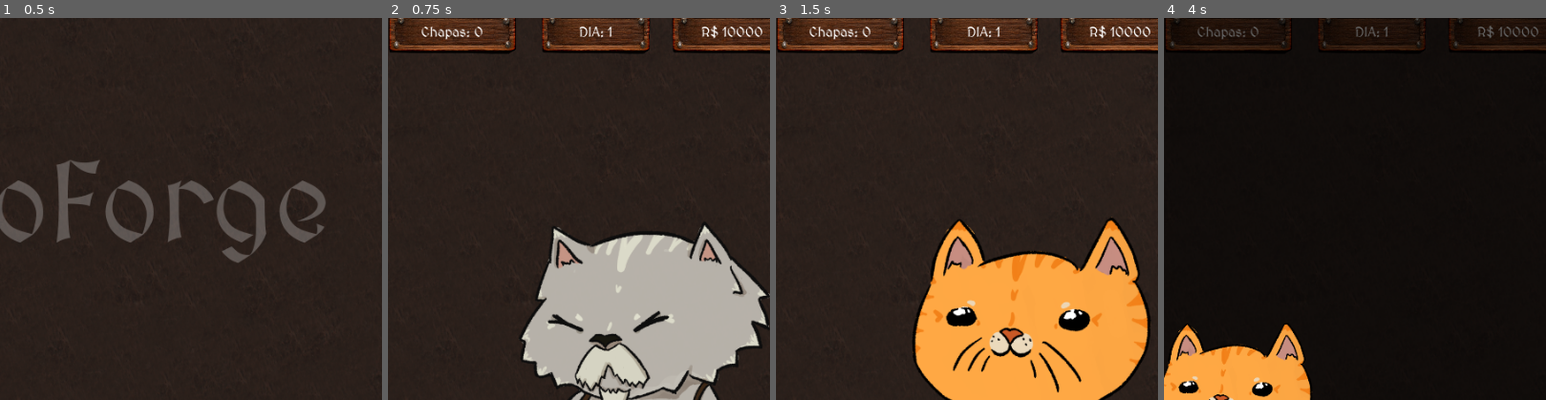
Above: before the commit, frames 1-4 (left to right).
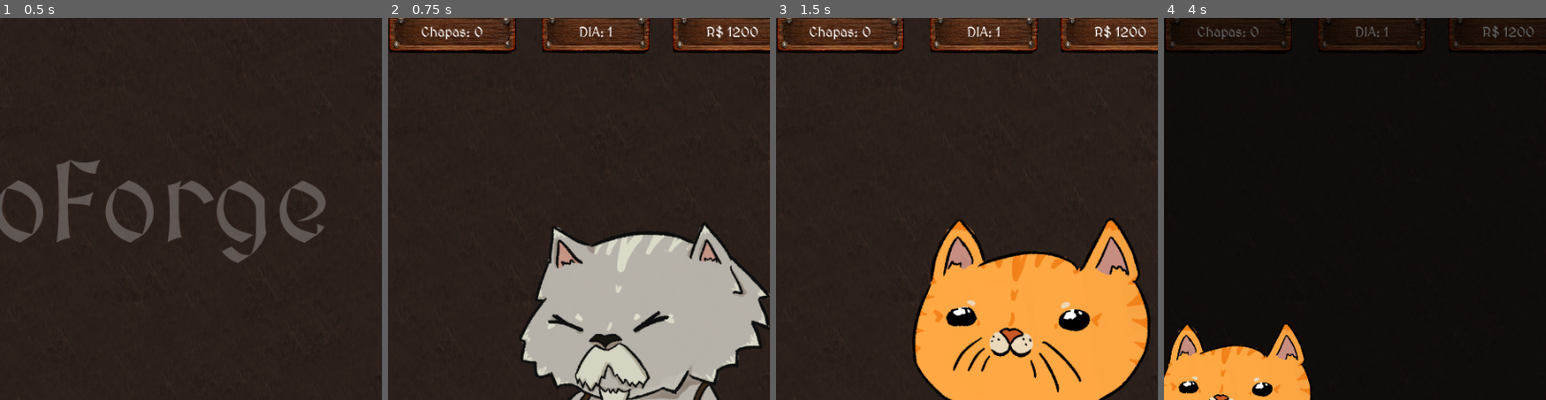
Above: after the commit, the same moments.

Repository: VitaumOS/Jogo_IC-Godot
Game: Godot game, scene res://scene/Telainicial.tscn
Same seed, same stepped clock (60 frames per second), same inputs: the game is played once before the commit and once after it.
Inputs (mouse positions are % of the whole screen's width and height, from its top left):
- Up to frame 1 (0.5 s): no input
- Up to frame 2 (0.75 s): click "Iniciar Jogo" at 0.5 s
- Up to frame 3 (1.5 s): tap Enter (ui_accept) at 1.25 s; move the mouse to (72, 45) at 1.27 s; click (72, 45) at 1.42 s
- Up to frame 4 (4 s): tap Enter (ui_accept) at 1.52, 2, 2.27, 2.75, 3.5, 3.77 s; move the mouse to (30, 55) at 2.02 s; click (30, 55) at 2.17 s; move the mouse to (60, 28) at 2.77 s; click (60, 28) at 2.92 s; move the mouse to (45, 70) at 3.52 s; click (45, 70) at 3.67 s
The pictures show only the part of the screen within x 41-91%, y 5-55%; the shares and areas given below are measured in that part.

Frame 1 is identical in both runs. In frame 2, 0.3% of the frame differs, in the area x 82-98%, y 2-6%; in frame 3, 0.3%; in frame 4, 0.2%.

Commit message:
atualizações nos padrões de corte e arrumando problema do gameover

Diff:
--- a/data_json/contratos.json
+++ b/data_json/contratos.json
@@ -3,7 +3,7 @@
     { "dia": 1, "nome": "Patrulha Rural", "demanda": [9, 0, 0, 0, 0, 0], "recompensa": 350 },
     { "dia": 1, "nome": "Segurança de Taberna", "demanda": [2, 8, 0, 0, 0, 0], "recompensa": 420 },
 
-    { "dia": 2, "nome": "Caça aos Ratos", "demanda": [0, 4, 4, 0, 0, 0], "recompensa": 400},
+    { "dia": 2, "nome": "Caça aos Ratos", "demanda": [0, 4, 4, 0, 0, 0], "recompensa": 400 },
     { "dia": 2, "nome": "Caravana de Seda", "demanda": [5, 4, 7, 9, 0, 0], "recompensa": 500 },
     { "dia": 2, "nome": "Armas para os soldados Reais", "demanda": [9, 12, 7, 12, 0, 0], "recompensa": 550 },
     { "dia": 2, "nome": "Caravana de Tecidos", "demanda": [11, 8, 5, 5, 0, 0], "recompensa": 600 },
--- a/data_json/padroes.json
+++ b/data_json/padroes.json
@@ -15,7 +15,6 @@
     { "dia": 3, "nome": "Sucata Otimizada G", "composicao": [3, 0, 2, 1, 0, 0], "preco": 200 },
     { "dia": 3, "nome": "Linha de Arcos Leves", "composicao": [1, 0, 0, 0, 2, 0], "preco": 220 },
     { "dia": 3, "nome": "Corte Avançado Misto", "composicao": [1, 2, 1, 1, 0, 0], "preco": 240 },
-    { "dia": 3, "nome": "Otimização Espada G", "composicao": [3, 1, 2, 0, 0, 0], "preco": 260 },
     { "dia": 3, "nome": "Dupla de Arcos Padrão", "composicao": [0, 0, 0, 0, 2, 0], "preco": 180 },
     { "dia": 3, "nome": "Grade de Machados G", "composicao": [0, 0, 2, 2, 0, 0], "preco": 210 },
     { "dia": 3, "nome": "Simples Machado e Arco", "composicao": [0, 0, 0, 1, 1, 0], "preco": 150 },
@@ -23,19 +22,16 @@
     { "dia": 4, "nome": "Combo Lâminas Pesadas", "composicao": [0, 2, 1, 2, 0, 0], "preco": 250 },
     { "dia": 4, "nome": "Carga Arcos Longos", "composicao": [0, 0, 0, 0, 2, 0], "preco": 300 },
     { "dia": 4, "nome": "Suporte de Lanças M", "composicao": [1, 0, 0, 0, 1, 1], "preco": 320 },
-    { "dia": 4, "nome": "Corte de Elite Perfeito", "composicao": [0, 3, 0, 0, 0, 1], "preco": 340 },
     { "dia": 4, "nome": "Par de Lanças Rústico", "composicao": [1, 0, 0, 0, 0, 2], "preco": 280 },
     { "dia": 4, "nome": "Arquearia e Infantaria", "composicao": [2, 1, 0, 0, 1, 0], "preco": 260 },
     { "dia": 4, "nome": "Corte Misto de Cerco", "composicao": [0, 0, 1, 2, 1, 0], "preco": 290 },
     { "dia": 4, "nome": "Lote Geral de Lâminas", "composicao": [4, 1, 1, 0, 0, 0], "preco": 230 },
 
     { "dia": 5, "nome": "Linha de Lanças Real", "composicao": [0, 0, 0, 0, 0, 2], "preco": 350 },
-    { "dia": 5, "nome": "Mix de Linha de Frente", "composicao": [2, 1, 1, 1, 1, 0], "preco": 400 },
     { "dia": 5, "nome": "Engenharia Suprema", "composicao": [1, 0, 1, 1, 0, 1], "preco": 450 },
     { "dia": 5, "nome": "Otimização de Lanças G", "composicao": [1, 1, 1, 0, 0, 1], "preco": 420 },
     { "dia": 5, "nome": "Arsenal de Arcos Otimizado", "composicao": [1, 0, 0, 1, 2, 0], "preco": 380 },
     { "dia": 5, "nome": "Par de Lanças Puro", "composicao": [0, 0, 0, 0, 0, 2], "preco": 300 },
-    { "dia": 5, "nome": "Forja Rápida de Elite", "composicao": [0, 1, 2, 1, 1, 0], "preco": 370 },
 
     { "dia": 6, "nome": "Padrão de Emergência Ineficiente", "composicao": [1, 0, 0, 0, 1, 0], "preco": 100 }
   ]
--- a/pulp_solution.json
+++ b/pulp_solution.json
@@ -1,10 +1,9 @@
 {
     "status": "Optimal",
-    "chapas_usadas": 10,
+    "chapas_usadas": 8,
     "plano_corte": {
-        "Padrao_4": 2,
-        "Padrao_6": 5,
-        "Padrao_8": 2,
-        "Padrao_10": 1
+        "Padrao_1": 3,
+        "Padrao_3": 2,
+        "Padrao_4": 3
     }
 }
--- a/script/Cena_Resumo.gd
+++ b/script/Cena_Resumo.gd
@@ -34,6 +34,7 @@
 	if Global.dinheiro < 0:
 		# Se estiver com saldo negativo, vai para a cena de Game Over
 		get_tree().change_scene_to_file("res://scene/GameOver.tscn")
+		return
 	if Global.dia_atual >= Global.DIA_FINAL:
 		# Se venceu o último dia, vai para a vitória
 		get_tree().change_scene_to_file("res://scene/Vitoria.tscn")
--- a/script/global.gd
+++ b/script/global.gd
@@ -6,7 +6,7 @@
 
 var tamanho_container: float = 500.0
 var dia_atual: int = 1
-var dinheiro: int = 10000
+var dinheiro: int = 1200
 var ganhos_do_dia: int = 0
 var estoque_chapas: int = 0
 var preco_chapa: int = 100
